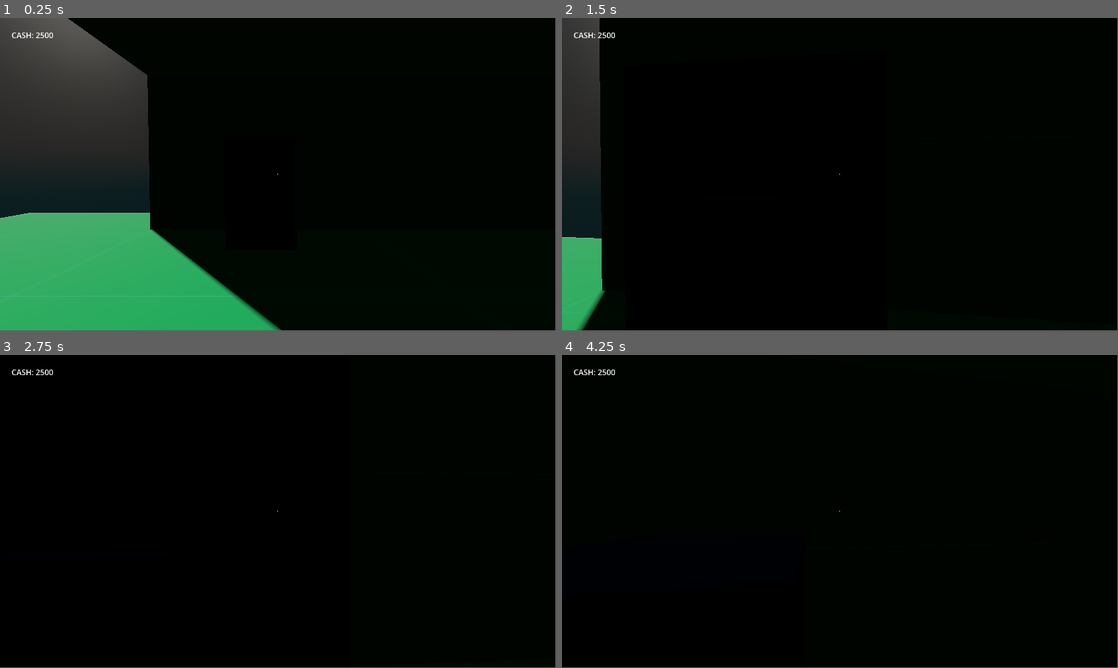
Above: before the commit, frames 1-4 (two rows, left to right).
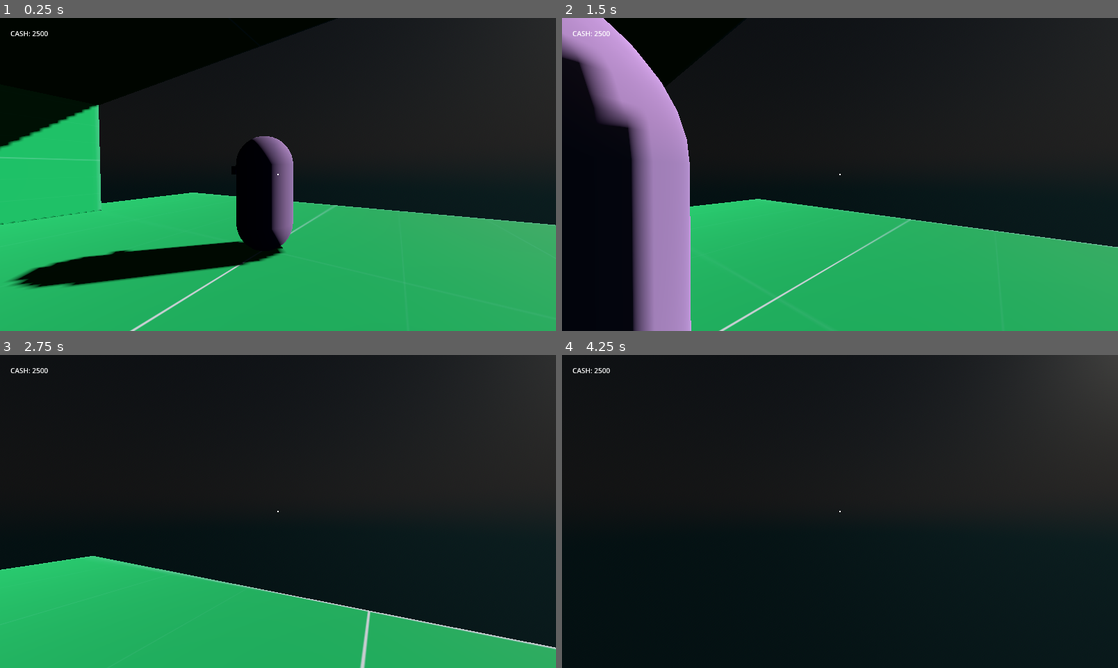
Above: after the commit, the same moments.

Repository: iSnakeBuzz/qsygame
Game: Godot game, scene res://scenes/test.tscn
Same seed, same stepped clock (60 frames per second), same inputs: the game is played once before the commit and once after it.
Inputs (mouse positions are in pixels of both pictures, inside the frame that each line leads up to):
- Up to frame 1 (0.25 s): no input
- Up to frame 2 (1.5 s): tap Enter (ui_accept) at 0.5, 0.77, 0.8, 1.07, 1.35 s; move the mouse to (867, 171) at 0.52 s; press the mouse at (867, 171) at 0.53 s; hold Up (ui_up) from 0.53 s (still down); move the mouse to (812, 174) at 1.27 s; release the mouse at (812, 174) at 1.28 s
- Up to frame 3 (2.75 s): keep holding Up (ui_up); tap Enter (ui_accept) at 1.52, 1.82, 2.3 s; click (250, 511) at 1.55 s; move the mouse to (289, 505) at 2.02 s; press the mouse at (289, 505) at 2.03 s
- Up to frame 4 (4.25 s): keep holding Up (ui_up); move the mouse to (834, 514) at 2.77 s; release the mouse at (834, 514) at 2.78 s; tap C (crouch) at 2.85 s; tap Enter (ui_accept) at 3.02, 3.32, 3.77, 3.8, 4.07 s; click (834, 514) at 3.05 s; move the mouse to (878, 514) at 3.52 s; hold ` (key_0) from 3.53 s (still down)
In our replay, the window is 799x449 before the commit and 800x450 after it. These sizes can differ from the game's own. Grey fills any space a smaller window leaves; there, only what the larger window draws over its background counts as a difference.

The runs differ from the first frame. In frame 1, 71% of the frame differs, in the area x 0-100%, y 0-100%; in frame 2, 73%; in frame 3, 63%; in frame 4, 46%.

Commit message:
feat: implement initial laundromat game systems with customer and washing machine management

Diff:
--- /dev/null
+++ b/objects/customer.tscn
@@ -0,0 +1,29 @@
+[gd_scene load_steps=5 format=3 uid="uid://b6im8rh8uv41k"]
+
+[ext_resource type="Script" uid="uid://bp8nmoslub0mk" path="res://scripts/entities/customer.gd" id="1_fu7rw"]
+
+[sub_resource type="CapsuleShape3D" id="CapsuleShape3D_puyae"]
+
+[sub_resource type="CapsuleMesh" id="CapsuleMesh_fu7rw"]
+
+[sub_resource type="BoxMesh" id="BoxMesh_puyae"]
+size = Vector3(0.5, 0.15, 0.1)
+
+[node name="Customer" type="CharacterBody3D" node_paths=PackedStringArray("meshes")]
+script = ExtResource("1_fu7rw")
+speed = 300.0
+meshes = [NodePath("MeshInstance3D"), NodePath("MeshInstance3D/MeshInstance3D")]
+
+[node name="CollisionShape3D" type="CollisionShape3D" parent="."]
+transform = Transform3D(1, 0, 0, 0, 1, 0, 0, 0, 1, 0, 0.96, 0)
+shape = SubResource("CapsuleShape3D_puyae")
+
+[node name="NavigationAgent3D" type="NavigationAgent3D" parent="."]
+
+[node name="MeshInstance3D" type="MeshInstance3D" parent="."]
+transform = Transform3D(1, 0, 0, 0, 1, 0, 0, 0, 1, 0, 0.96, 0)
+mesh = SubResource("CapsuleMesh_fu7rw")
+
+[node name="MeshInstance3D" type="MeshInstance3D" parent="MeshInstance3D"]
+transform = Transform3D(1, 0, 0, 0, 1, 0, 0, 0, 1, 0, 0.40000004, -0.5)
+mesh = SubResource("BoxMesh_puyae")
--- a/objects/washing_machine.tscn
+++ b/objects/washing_machine.tscn
@@ -1,9 +1,9 @@
 [gd_scene load_steps=6 format=3 uid="uid://blj4vtvx2im5b"]
 
-[ext_resource type="Script" uid="uid://cjjmxe2earg8n" path="res://scripts/washing_machine.gd" id="1_kjuok"]
+[ext_resource type="Script" uid="uid://cjjmxe2earg8n" path="res://scripts/entities/washing_machine.gd" id="1_kjuok"]
 
 [sub_resource type="BoxShape3D" id="BoxShape3D_kjuok"]
-size = Vector3(1.2, 1.8812695, 1.4047523)
+size = Vector3(1.2, 1.558208, 1.4047523)
 
 [sub_resource type="BoxShape3D" id="BoxShape3D_3yc0x"]
 size = Vector3(1.2, 1.91, 1.33)
@@ -22,7 +22,7 @@
 transform = Transform3D(1, 0, 0, 0, 1, 0, 0, 0, 1, 0, 0.96, 0)
 
 [node name="AreaCollision" type="CollisionShape3D" parent="Area"]
-transform = Transform3D(1, 0, 0, 0, 1, 0, 0, 0, 1, 0, 0.014365256, -0.037670255)
+transform = Transform3D(1, 0, 0, 0, 1, 0, 0, 0, 1, 0, 0.17589599, -0.037670255)
 shape = SubResource("BoxShape3D_kjuok")
 
 [node name="StaticBody" type="StaticBody3D" parent="Area"]
@@ -40,21 +40,21 @@
 skeleton = NodePath("../../..")
 
 [node name="Ray1" type="RayCast3D" parent="."]
-transform = Transform3D(1, 0, 0, 0, 1, 0, 0, 0, 1, -0.58596313, 0.055, -0.65093845)
-target_position = Vector3(0, -0.09, 0)
-collision_mask = 2
+transform = Transform3D(1, 0, 0, 0, 1, 0, 0, 0, 1, -0.58596313, 0.015, -0.65093845)
+target_position = Vector3(0, -0.06, 0)
+collision_mask = 3
 
 [node name="Ray2" type="RayCast3D" parent="."]
-transform = Transform3D(1, 0, 0, 0, 1, 0, 0, 0, 1, 0.586, 0.055, -0.651)
-target_position = Vector3(0, -0.09, 0)
-collision_mask = 2
+transform = Transform3D(1, 0, 0, 0, 1, 0, 0, 0, 1, 0.586, 0.015, -0.651)
+target_position = Vector3(0, -0.06, 0)
+collision_mask = 3
 
 [node name="Ray3" type="RayCast3D" parent="."]
-transform = Transform3D(1, 0, 0, 0, 1, 0, 0, 0, 1, 0.586, 0.055, 0.651)
-target_position = Vector3(0, -0.09, 0)
-collision_mask = 2
+transform = Transform3D(1, 0, 0, 0, 1, 0, 0, 0, 1, 0.586, 0.015, 0.651)
+target_position = Vector3(0, -0.06, 0)
+collision_mask = 3
 
 [node name="Ray4" type="RayCast3D" parent="."]
-transform = Transform3D(1, 0, 0, 0, 1, 0, 0, 0, 1, -0.586, 0.055, 0.651)
-target_position = Vector3(0, -0.09, 0)
-collision_mask = 2
+transform = Transform3D(1, 0, 0, 0, 1, 0, 0, 0, 1, -0.586, 0.015, 0.651)
+target_position = Vector3(0, -0.06, 0)
+collision_mask = 3
--- a/project.godot
+++ b/project.godot
@@ -19,6 +19,12 @@
 
 Game="*res://scripts/GameManager.gd"
 PlacementManager="*res://scripts/PlacementManager.gd"
+Customers="*res://scripts/CustomerManager.gd"
+
+[display]
+
+window/size/viewport_width=1280
+window/size/viewport_height=720
 
 [input]
 
--- a/scenes/gui.tscn
+++ b/scenes/gui.tscn
@@ -15,6 +15,8 @@
 anchors_preset = 15
 anchor_right = 1.0
 anchor_bottom = 1.0
+offset_right = 128.0
+offset_bottom = 72.0
 grow_horizontal = 2
 grow_vertical = 2
 theme_override_constants/margin_left = 24
--- a/scenes/test.tscn
+++ b/scenes/test.tscn
@@ -1,9 +1,10 @@
-[gd_scene load_steps=9 format=3 uid="uid://mc6b56wptbjv"]
+[gd_scene load_steps=12 format=3 uid="uid://mc6b56wptbjv"]
 
 [ext_resource type="PackedScene" uid="uid://ba7lvfvtn5ypc" path="res://scenes/gui.tscn" id="1_74lek"]
 [ext_resource type="PackedScene" uid="uid://cc1m2a1obsyn4" path="res://addons/fpc/character.tscn" id="1_errlg"]
 [ext_resource type="Texture2D" uid="uid://cxjxvqmf4boxq" path="res://textures/green.png" id="2_bl13t"]
-[ext_resource type="PackedScene" uid="uid://blj4vtvx2im5b" path="res://objects/washing_machine.tscn" id="3_iyx0m"]
+[ext_resource type="PackedScene" uid="uid://b6im8rh8uv41k" path="res://objects/customer.tscn" id="4_74lek"]
+[ext_resource type="Script" uid="uid://ctfgi3tpp7ohr" path="res://scripts/entities/location.gd" id="5_j5jx5"]
 
 [sub_resource type="PhysicalSkyMaterial" id="PhysicalSkyMaterial_44saj"]
 ground_color = Color(0.160784, 0.815686, 0.905882, 1)
@@ -20,12 +21,25 @@
 [sub_resource type="StandardMaterial3D" id="StandardMaterial3D_iyx0m"]
 albedo_texture = ExtResource("2_bl13t")
 
+[sub_resource type="NavigationMesh" id="NavigationMesh_iyx0m"]
+vertices = PackedVector3Array(-6.25, 0.75, 6, -4.5, 0.75, 6, -4.75, 0.75, -5.75, -6.5, 0.75, -5.75, -19.25, 0.75, 7.75, -6.75, 0.75, 7.75, -6.75, 0.75, 6.5, -7, 0.75, -6.25, -19.25, 0.75, -7.75, -6.75, 0.75, -7.75, 16, 0.75, 6.5, 15.75, 0.75, 7.75, 19.25, 0.75, 7.75, 19.25, 0.75, -7.75, 15.75, 0.75, -7.75, 16, 0.75, -6.5, 15.5, 0.75, 6, 15.25, 0.75, -5.75, 3.75, 0.75, 6, 3.75, 0.75, -5.75, 1.5, 0.75, 6, 1.5, 0.75, -5.75)
+polygons = [PackedInt32Array(3, 2, 0), PackedInt32Array(0, 2, 1), PackedInt32Array(6, 5, 4), PackedInt32Array(0, 6, 3), PackedInt32Array(3, 6, 7), PackedInt32Array(7, 6, 4), PackedInt32Array(7, 4, 8), PackedInt32Array(8, 9, 7), PackedInt32Array(12, 11, 10), PackedInt32Array(15, 14, 13), PackedInt32Array(10, 16, 12), PackedInt32Array(12, 16, 17), PackedInt32Array(12, 17, 15), PackedInt32Array(12, 15, 13), PackedInt32Array(19, 17, 18), PackedInt32Array(18, 17, 16), PackedInt32Array(20, 1, 21), PackedInt32Array(21, 1, 2)]
+agent_height = 1.9
+agent_radius = 0.75
+
+[sub_resource type="GDScript" id="GDScript_74lek"]
+script/source = "extends NavigationRegion3D
+
+func _ready() -> void:
+	Game.PlaceRegion = self
+"
+
 [node name="test" type="Node3D"]
 
 [node name="GUI" parent="." instance=ExtResource("1_74lek")]
 
 [node name="Player" parent="." instance=ExtResource("1_errlg")]
-transform = Transform3D(-1, 0, -8.940697e-08, 0, 1, 0, 8.940697e-08, 0, -1, 12, 0.2, 2)
+transform = Transform3D(0.5000001, 0, -0.8660253, 0, 1, 0, 0.8660253, 0, 0.5000001, 12, 0.2, 2)
 default_reticle = "uid://coqpusufa8a6k"
 in_air_momentum = false
 
@@ -36,38 +50,59 @@
 transform = Transform3D(0.35355335, 0.70710677, 0.61237246, -0.8660254, -2.1855694e-08, 0.49999997, 0.35355335, -0.70710677, 0.61237234, 19.835823, 2, 0)
 shadow_enabled = true
 
+[node name="Customer" parent="." instance=ExtResource("4_74lek")]
+transform = Transform3D(1, 0, 0, 0, 1, 0, 0, 0, 1, 15, 0.29999998, 0)
+
 [node name="terrain" type="Node3D" parent="."]
 
-[node name="CSGBox3D" type="CSGBox3D" parent="terrain"]
+[node name="Floor2" type="CSGBox3D" parent="terrain"]
+transform = Transform3D(1, 0, 0, 0, 1, 0, 0, 0, 1, 6.34153, 0, -22.852955)
+use_collision = true
+collision_layer = 3
+collision_mask = 3
+size = Vector3(16.420898, 0.5, 13.680664)
+material = SubResource("StandardMaterial3D_iyx0m")
+
+[node name="QueueFreeLoc" type="Node3D" parent="terrain/Floor2"]
+transform = Transform3D(1, 0, 0, 0, 1, 0, 0, 0, 1, 0, 4, 0)
+script = ExtResource("5_j5jx5")
+
+[node name="PlaceRegion" type="NavigationRegion3D" parent="terrain"]
+navigation_mesh = SubResource("NavigationMesh_iyx0m")
+script = SubResource("GDScript_74lek")
+
+[node name="Wall" type="CSGBox3D" parent="terrain/PlaceRegion"]
+transform = Transform3D(1, 0, 0, 0, -4.371139e-08, -1, 0, 1, -4.371139e-08, 4.442993, 1.9648399, -7)
+use_collision = true
+size = Vector3(21.114014, 0.5, 4.552246)
+material = SubResource("StandardMaterial3D_iyx0m")
+
+[node name="Wall2" type="CSGBox3D" parent="terrain/PlaceRegion"]
+transform = Transform3D(1, 0, 0, 0, -4.371139e-08, -1, 0, 1, -4.371139e-08, 4.5, 2.094326, 7)
+use_collision = true
+size = Vector3(21, 0.5, 4.44281)
+material = SubResource("StandardMaterial3D_iyx0m")
+
+[node name="Wall3" type="CSGBox3D" parent="terrain/PlaceRegion"]
+transform = Transform3D(-4.371139e-08, 1, -4.371139e-08, 0, -4.371139e-08, -1, -1, -4.371139e-08, 1.9106855e-15, 2.6506176, 2.0600648, -8.219306e-16)
+use_collision = true
+size = Vector3(14, 0.5, 3.8603516)
+material = SubResource("StandardMaterial3D_iyx0m")
+
+[node name="Floor" type="CSGBox3D" parent="terrain/PlaceRegion"]
 use_collision = true
 collision_layer = 3
 collision_mask = 3
 size = Vector3(40, 0.5, 17)
 material = SubResource("StandardMaterial3D_iyx0m")
 
+[node name="Teleport" type="Node3D" parent="terrain"]
+transform = Transform3D(1, 0, 0, 0, 1, 0, 0, 0, 1, 14, 0.6, -4.7)
+script = ExtResource("5_j5jx5")
+locationName = 1
+
 [node name="CSGBox3D2" type="CSGBox3D" parent="terrain"]
 transform = Transform3D(1, 0, 0, 0, 1, 0, 0, 0, 1, 4.459961, 4.075924, -0.0874939)
 use_collision = true
 size = Vector3(21.080078, 0.5, 14.36615)
 material = SubResource("StandardMaterial3D_iyx0m")
-
-[node name="CSGBox3D4" type="CSGBox3D" parent="terrain"]
-transform = Transform3D(1, 0, 0, 0, -4.371139e-08, -1, 0, 1, -4.371139e-08, 4.442993, 2.075924, -7)
-use_collision = true
-size = Vector3(21.114014, 0.5, 4)
-material = SubResource("StandardMaterial3D_iyx0m")
-
-[node name="CSGBox3D6" type="CSGBox3D" parent="terrain"]
-transform = Transform3D(1, 0, 0, 0, -4.371139e-08, -1, 0, 1, -4.371139e-08, 4.5, 2.075924, 7)
-use_collision = true
-size = Vector3(21, 0.5, 4)
-material = SubResource("StandardMaterial3D_iyx0m")
-
-[node name="CSGBox3D5" type="CSGBox3D" parent="terrain"]
-transform = Transform3D(-4.371139e-08, 1, -4.371139e-08, 0, -4.371139e-08, -1, -1, -4.371139e-08, 1.9106855e-15, 2.6506176, 2.0600648, -8.219306e-16)
-use_collision = true
-size = Vector3(14, 0.5, 3.8603516)
-material = SubResource("StandardMaterial3D_iyx0m")
-
-[node name="WashingMachine" parent="." instance=ExtResource("3_iyx0m")]
-transform = Transform3D(1, 0, 0, 0, 1, 0, 0, 0, 1, 12.281758, 0.29999995, 6.037042)
--- /dev/null
+++ b/scripts/CustomerManager.gd
@@ -0,0 +1,22 @@
+extends Node
+
+var customers: Array[Customer]
+
+func addCustomer(customer: Customer) -> void:
+	customers.append(customer)
+
+func removeCustomer(customer: Customer) -> void:
+	customers.pop_at(customers.find(customer))
+
+func _input(event: InputEvent) -> void:
+	if not event is InputEventKey:
+		return
+
+	if event.is_action_pressed("ui_accept"):
+		_test_update_location()
+
+func _test_update_location() -> void:
+	var newPosition = Game.Player.position;
+	print("New position set to %s" % [newPosition])
+	for customer in customers:
+		customer.setTarget(newPosition)
--- a/scripts/GameManager.gd
+++ b/scripts/GameManager.gd
@@ -1,11 +1,19 @@
 class_name GameManager extends Node
+
+enum TeleportLocation {
+	Pool,
+	Door
+}
 
 var _PRICES: Dictionary = {
 	"washing_machine": 1000,
 }
+
+var _locations: Dictionary
 var _machines: Array[WashingMachine]
 
 var Player: PlayerController
+var PlaceRegion: NavigationRegion3D
 var Money: int = 2500
 
 func purchaseWashingMachine(machine: WashingMachine) -> bool:
@@ -18,4 +26,29 @@
 	Money -= price
 	_machines.append(machine)
 	print("Dinerito updated and machine placed.")
+
+	_force_re_bake_async.call_deferred()
 	return true
+
+func _force_re_bake_async() -> void:
+	if PlaceRegion and PlaceRegion.navigation_mesh:
+		PlaceRegion.bake_navigation_mesh()
+	pass
+
+func getFreeWashingMachine() -> WashingMachine:
+	for machine in _machines:
+		if machine.status != WashingMachine.WashingStatus.Free:
+			continue
+		return machine;
+	return null
+
+func teleportTo(entity: Node3D, location: TeleportLocation) -> void:
+	var position: Vector3 = getLocation(str(location))
+
+	entity.position = position
+
+func addLocation(location: String, position: Vector3) -> void:
+	_locations.set(location.to_lower(), position)
+
+func getLocation(location: String) -> Vector3:
+	return _locations.get(location.to_lower())
--- a/scripts/PlacementManager.gd
+++ b/scripts/PlacementManager.gd
@@ -18,9 +18,7 @@
 	if not instance:
 		return
 
-	# print("Instance position: " + str(instance.transform.origin) + " Collision position: " + str(collision))
-	instance.transform.origin = collision
-
+	instance.transform.origin = _snap_to_grid(collision)
 	can_place = instance.check_placement()
 
 	var current_y = instance.rotation.y
@@ -48,8 +46,6 @@
 func _handle_keys(event: InputEventKey) -> void:
 	if not event.pressed:
 		return
-
-	print("Can place: %s" % [can_place])
 
 	if event.is_action_pressed("key_1") and not placing:
 		_create()
@@ -79,4 +75,11 @@
 func _create() -> void:
 	if instance: return
 	instance = WashingMachineObject.instantiate()
-	add_child(instance)
+	Game.PlaceRegion.add_child(instance)
+
+func _snap_to_grid(position: Vector3, grid_size: float = 0.1) -> Vector3:
+	return Vector3(
+		snapped(position.x, grid_size),
+		position.y,
+		snapped(position.z, grid_size),
+	)
--- /dev/null
+++ b/scripts/entities/customer.gd
@@ -0,0 +1,84 @@
+class_name Customer
+extends CharacterBody3D
+
+@onready var navigation: NavigationAgent3D = $NavigationAgent3D
+
+@export var gravity_enabled: bool = true
+@export var dynamic_gravity: bool = false
+@export var speed: float = 100.0
+@export var meshes: Array[MeshInstance3D]
+
+var gravity: float = ProjectSettings.get_setting("physics/3d/default_gravity")
+var _timer: float = 0.0
+
+var currentMachine: WashingMachine = null
+
+func _ready() -> void:
+	Customers.addCustomer(self)
+	set_physics_process(false)
+	_apply_random_color()
+	_agent_setup.call_deferred()
+	setTarget(self.position)
+
+func _physics_process(delta: float) -> void:
+	# Gravity
+	if dynamic_gravity:
+		gravity = ProjectSettings.get_setting("physics/3d/default_gravity")
+	if not is_on_floor() and gravity and gravity_enabled:
+		velocity.y -= gravity * delta
+
+	if not navigation.is_target_reached() and navigation.is_target_reachable():
+		var target = navigation.get_next_path_position()
+		target.y = 0 # Remove Y velocity due to Gravity
+
+		velocity = global_transform.origin.direction_to(target) * speed * delta
+		look_at(Vector3(target.x, global_transform.origin.y, target.z), Vector3.UP)
+		move_and_slide()
+
+func _process(delta: float) -> void:
+	var canRun = _canRun(delta);
+	if not canRun: return
+
+	if currentMachine:
+		_handleCurrentMachineLogic()
+		return
+
+	_handleNewMachineLogic()
+
+func _handleCurrentMachineLogic() -> void:
+	print("[%s] Waiting for the machine %s to finish." % [self.name, currentMachine.name])
+	pass
+
+func _handleNewMachineLogic() -> void:
+	print("[%s] Waiting for a free machine :(" % [self.name])
+	pass
+
+func setTarget(target: Vector3) -> void:
+	navigation.target_position = target
+
+func _canRun(delta: float) -> bool:
+	_timer += delta
+	if _timer < 1.0:
+		return false
+	_timer = 0.0
+	return true
+
+func _agent_setup() -> void:
+	await get_tree().physics_frame
+	set_physics_process(true)
+
+func _apply_random_color() -> void:
+	for mesh in meshes:
+		mesh.material_override = _random_material()
+
+func _random_material() -> StandardMaterial3D:
+	var material = StandardMaterial3D.new()
+	var color = _generate_random_color()
+	material.albedo_color = color
+	return material
+
+func _generate_random_color() -> Color:
+	var r = randf_range(0.2, 0.8)
+	var g = randf_range(0.2, 0.8)
+	var b = randf_range(0.2, 0.8)
+	return Color(r, g, b)
--- /dev/null
+++ b/scripts/entities/location.gd
@@ -0,0 +1,8 @@
+extends Node3D
+
+@export var locationName: Game.TeleportLocation
+
+func _ready() -> void:
+	if not locationName:
+		return
+	Game.addLocation(str(locationName), self.position)
--- a/scripts/washing_machine.gd
+++ b/scripts/entities/washing_machine.gd
@@ -1,4 +1,12 @@
 class_name WashingMachine extends Node3D
+
+enum WashingStatus {
+	Setup,
+	Free,
+	Waiting,
+	Washing,
+	Finished
+}
 
 @onready var allowed_placement: Material = preload("res://materials/allowed_placement.tres")
 @onready var unallowed_placement: Material = preload("res://materials/unallowed_placement.tres")
@@ -7,9 +15,7 @@
 @onready var raycasts: Array[RayCast3D] = [$Ray1, $Ray2, $Ray3, $Ray4]
 
 @export var meshes: Array[MeshInstance3D]
-
-func _ready() -> void:
-	pass
+@export var status: WashingStatus = WashingStatus.Free
 
 func _unallowed_placement() -> void:
 	for mesh in meshes:
Not shown, added: scripts/CustomerManager.gd.uid
Not shown, added: scripts/entities/customer.gd.uid
Not shown, added: scripts/entities/location.gd.uid
Renamed: scripts/washing_machine.gd.uid -> scripts/entities/washing_machine.gd.uid
